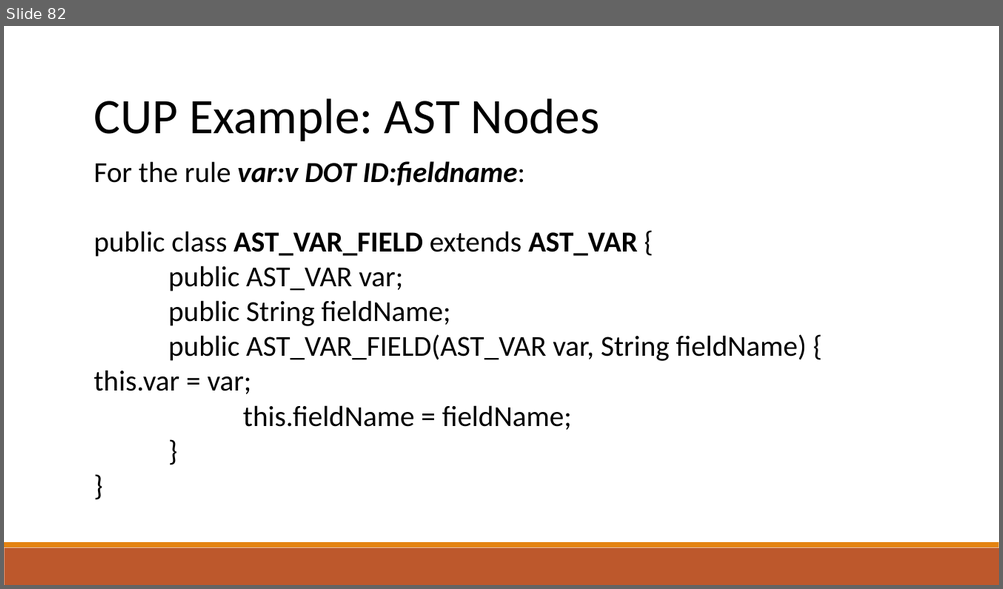
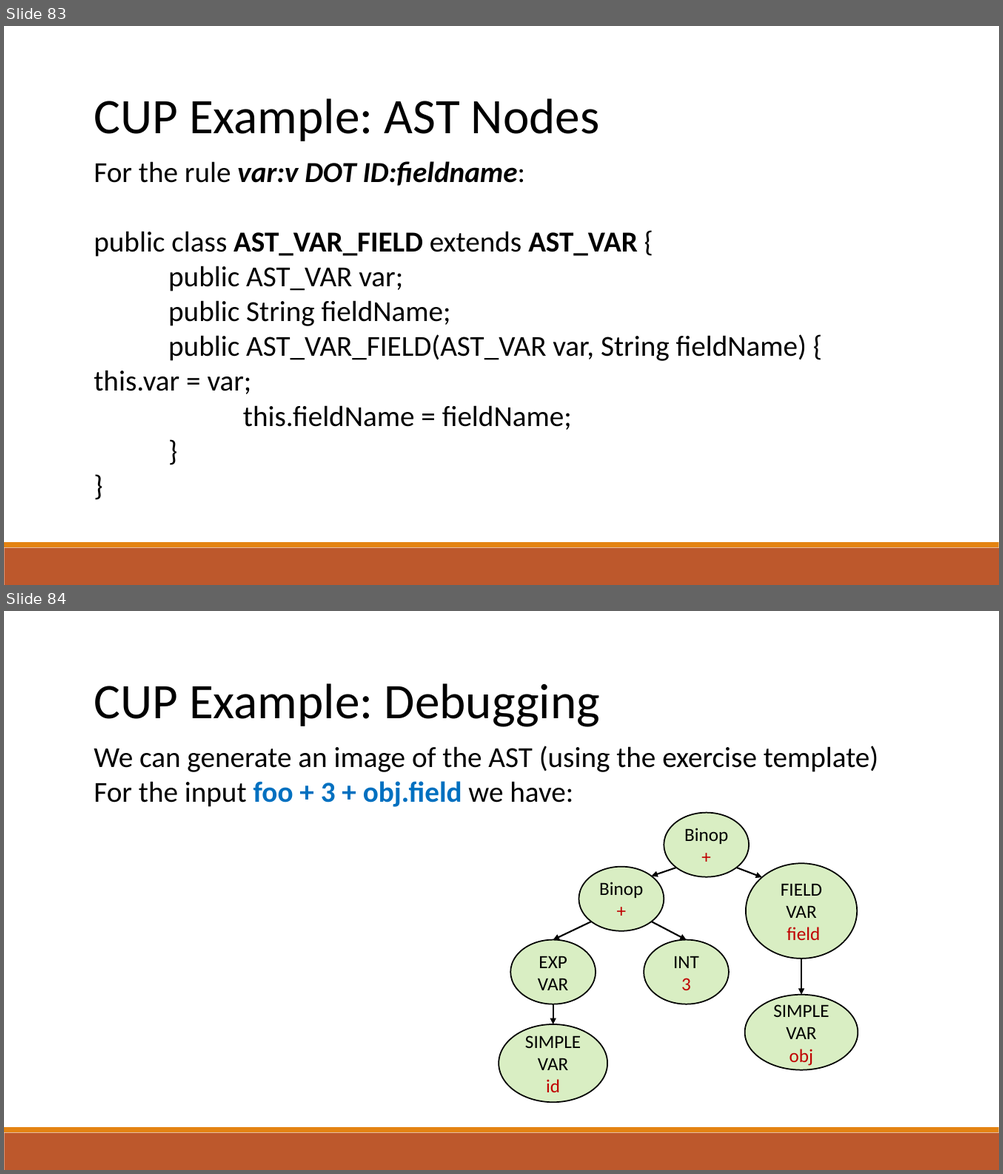
Before and after one commit to raghadzeidan/COMPILATION_TAU_FOR_STUDENTS, a slide deck: new_slides/bottom_up_parsing.pptx. Shown one above the other, each under a label of ours: slide 82 before the commit, slides 83 and 84 after it. The pictures are 1003x589 and 1003x1174 pixels, drawn with LibreOffice and Linux fonts; fonts in the diff are those of the drawing. Boxes give left, top, right and bottom in pixels: in the first picture for what was removed or moved away, otherwise in the second. Text is boxed around its words. In the diff, an @@ line names an element or a change of style, - is before the commit and + after.

```diff
--- a/new_slides/bottom_up_parsing.pptx
+++ b/new_slides/bottom_up_parsing.pptx
@@ slide 84 added at [4, 611, 999, 1170], background #FFFFFF; not listed: 2 template elements that a slide beside it also shows @@
@@ text added at [94, 684, 600, 727], 48 pt, text #000000 @@
+CUP Example: Debugging
@@ text added at [94, 746, 878, 807], 28 pt, text #000000 @@
+We can generate an image of the AST (using the exercise template)
+For the input foo + 3 + obj.field we have:
@@ ellipse added at [663, 812, 748, 877], fill #92D050 at 34% opacity, outline #000000 1.25 pt, 18 pt, text #000000 @@
+Binop +
@@ ellipse added at [578, 867, 663, 931], fill #92D050 at 34% opacity, outline #000000 1.25 pt, 18 pt, text #000000 @@
+Binop +
@@ arrow added from (676, 868) to (652, 877), #000000 1.5 pt @@
@@ arrow added from (737, 868) to (762, 877), #000000 1.5 pt @@
@@ ellipse added at [745, 864, 856, 960], fill #92D050 at 34% opacity, outline #000000 1.25 pt, 18 pt, text #000000 @@
+FIELD
+VAR
+field
@@ ellipse added at [511, 940, 596, 1004], fill #92D050 at 34% opacity, outline #000000 1.25 pt, 18 pt, text #000000 @@
+EXP
+VAR
@@ arrow added from (591, 922) to (553, 940), #000000 1.5 pt @@
@@ ellipse added at [643, 940, 728, 1004], fill #92D050 at 34% opacity, outline #000000 1.25 pt, 18 pt, text #000000 @@
+INT
+3
@@ arrow added from (652, 922) to (686, 940), #000000 1.5 pt @@
@@ arrow added from (802, 959) to (802, 995), #000000 1.5 pt @@
@@ arrow added from (553, 1004) to (553, 1025), #000000 1.5 pt @@
@@ ellipse added at [745, 995, 858, 1071], fill #92D050 at 34% opacity, outline #000000 1.25 pt, 18 pt, text #000000 @@
+SIMPLE
+VAR
+obj
@@ ellipse added at [498, 1025, 608, 1102], fill #92D050 at 34% opacity, outline #000000 1.25 pt, 18 pt, text #000000 @@
+SIMPLE
+VAR
+id
@@ what was slide 82 is now slide 83 @@
```
Also in this commit, not shown: 1 slide changed, 3 other slides added, 1 slide removed, 1 other file.
